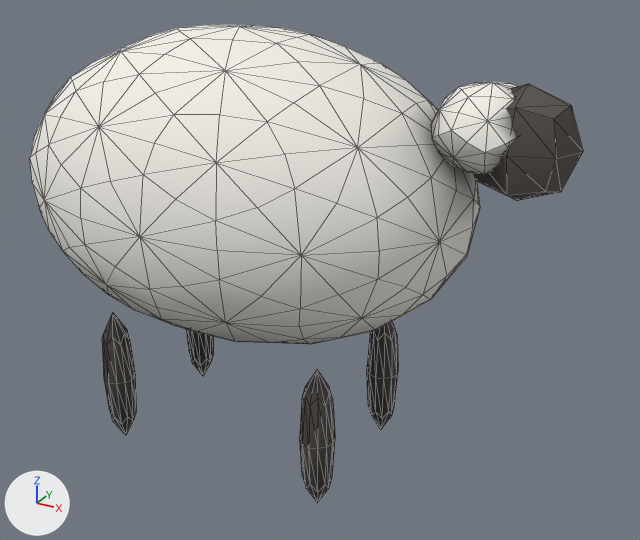
The glTF model assets/models/sheep.glb: old version first, new version second.
Camera for both pictures: a 50 mm camera at (0.961, -1.432, 1.183) aimed at (0.154, 0.036, 0.45). Lighting does not change. The marker at lower left points along +X, +Y and +Z. The picture after the commit comes second. Mesh edges are drawn as thin lines. Vertices at exactly the same position are counted once.

Objects in the first picture: 'sheep'.
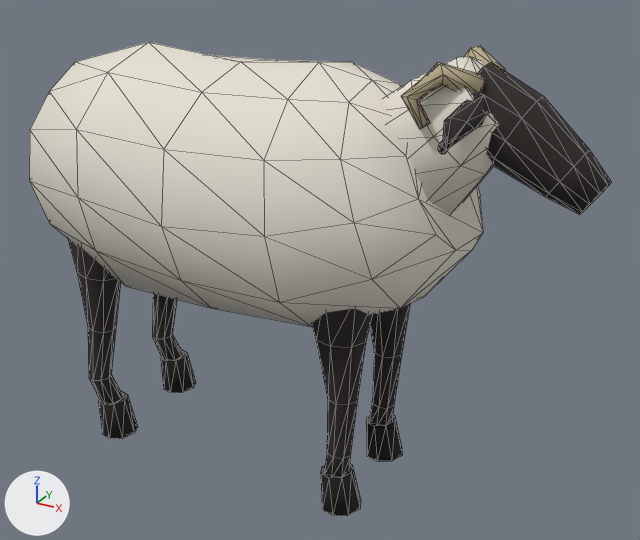
Pixel boxes [x1, y1, x2, y2] of what changed, in the pictures (640 x 540 px; the box of a moved part takes in the faces that stretch with it):
'sheep', reshaped: before [30, 24, 583, 503]; after [29, 42, 611, 516]
part 1 of me_icosphere, rebuilt (11% shorter): before [30, 24, 480, 344]; after [29, 42, 483, 327]
part 2 of me_icosphere, rebuilt: before [474, 84, 583, 201]; after [478, 62, 611, 214]
part 3 of me_icosphere, deleted: before [102, 313, 137, 435]
part 4 of me_icosphere, deleted: before [187, 329, 214, 376]
part 5 of me_icosphere, moved or reshaped: before [300, 82, 517, 503]; after [311, 46, 506, 516]
part 6 of me_icosphere, added: after [68, 239, 196, 439]

What changed in the scene script:
```text
Add mat_an_hoof:
    mat_an_hoof = principled_material('an_hoof')
    mat_an_hoof.base_color = (0.0075, 0.00651, 0.00478)  # black #15130f
    mat_an_hoof.roughness = 0.95
Add mat_an_horn:
    mat_an_horn = principled_material('an_horn')
    mat_an_horn.base_color = (0.485, 0.407, 0.262)  # beige #b9ab8c
    mat_an_horn.roughness = 0.95
Add mat_an_wool:
    mat_an_wool = principled_material('an_wool')
    mat_an_wool.base_color = (0.791, 0.753, 0.658)  # white #e6e1d4
    mat_an_wool.roughness = 0.95
Add mat_an_face:
    mat_an_face = principled_material('an_face')
    mat_an_face.base_color = (0.0242, 0.0194, 0.016)  # black #2b2622
    mat_an_face.roughness = 0.95
Change me_icosphere:
    used by ob_sheep; location = (0.0, 0.0, 0.0)
    remove me_icosphere.from_pydata(...)  # 482 vertices, 936 faces; spans x -0.485..0.661, y -0.33..0.33, z 0.024..0.933
    remove me_icosphere.materials.append(mat_wool)
    remove me_icosphere.materials.append(mat_dark)
    add me_icosphere.from_pydata(...)  # 534 vertices, 1004 faces; spans x -0.557..0.71, y -0.27..0.278, z -0.006..0.918
    me_icosphere part 1: the loose piece of 242 vertices spanning x -0.485..0.485, y -0.33..0.33, z 0.307..0.933 is rebuilt with 84 vertices and now spans x -0.492..0.486, y -0.27..0.278, z 0.37..0.886, in mat_an_wool (white #e6e1d4)
    me_icosphere part 2: the loose piece of 26 vertices spanning x 0.459..0.661, y -0.084..0.084, z 0.679..0.881 is rebuilt with 40 vertices and now spans x 0.431..0.71, y -0.068..0.068, z 0.677..0.905, in mat_an_face (black #2b2622)
    me_icosphere part 3: the loose piece of 38 vertices spanning x -0.285..-0.215, y -0.185..-0.115, z 0.024..0.336 is deleted
    me_icosphere part 4: the loose piece of 38 vertices spanning x -0.285..-0.215, y 0.115..0.185, z 0.024..0.336 is deleted
    me_icosphere part 5: 138 vertices removed from x 0.215..0.596, y -0.185..0.185, z 0.024..0.877; 242 vertices added at x 0.189..0.555, y -0.172..0.172, z -0.006..0.918
    me_icosphere part 6: 168 vertices added at x -0.557..-0.219, y -0.172..0.172, z -0.006..0.67
    add me_icosphere.materials.append(mat_an_wool)  # white #e6e1d4
    add me_icosphere.materials.append(mat_an_face)  # black #2b2622
    add me_icosphere.materials.append(mat_an_horn)  # beige #b9ab8c
    add me_icosphere.materials.append(mat_an_hoof)  # black #15130f
```
